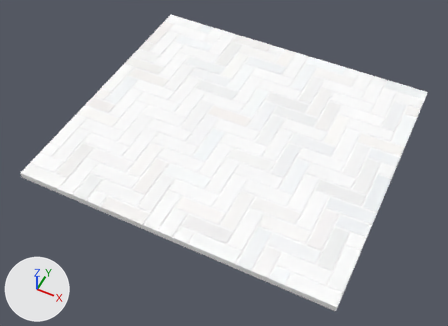
The glTF model site/models/board_5.glb: old version first, new version second.
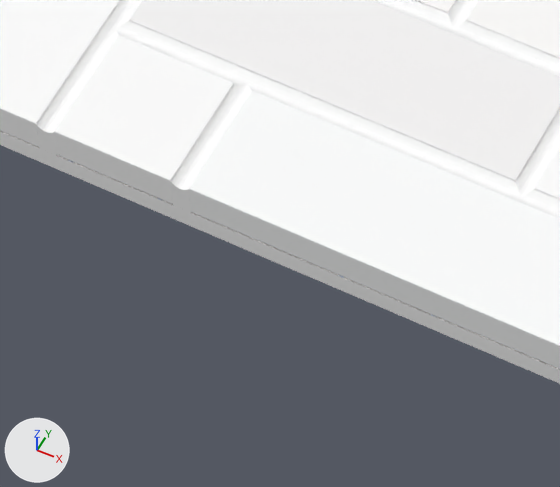
The first picture shows the older version from a 50 mm camera at (0.925, -1.988, 2.224) aimed at (-0.004, -0.13, -0.098). The close-ups show the older and then the newer version on the part from 37% to 52% of the width and 68% to 85% of the height of that picture. Only the edits that show in the close-ups are written down. Lighting does not change. The marker at lower left points along +X, +Y and +Z.

The older version as bpy lines, for what is in view:
```python
me_mortar = bpy.data.meshes.new('MORTAR')
me_mortar.from_pydata(...)  # 3744 vertices, 9408 faces; spans x -0.78..0.78, y -0.71..0.71, z 0.0..0.02
me_mortar.materials.append(mat_joint5)  # white #ffffff
me_t01_t01 = bpy.data.meshes.new('T01_T01')
me_t01_t01.from_pydata(...)  # 1936 vertices, 3388 faces; spans x -0.78..0.78, y -0.71..0.71, z 0.0..0.02
me_t01_t01.materials.append(mat_brick5)
me_t03_t03 = bpy.data.meshes.new('T03_T03')
me_t03_t03.from_pydata(...)  # 192 vertices, 336 faces; spans x -0.78..0.78, y -0.71..0.71, z 0.0..0.02
me_t03_t03.materials.append(mat_cut5)
ob_mortar = bpy.data.objects.new('MORTAR', me_mortar)
ob_mortar.location = (0.0, 0.0, 0.0)
ob_t01_t01 = bpy.data.objects.new('T01_T01', me_t01_t01)
ob_t01_t01.location = (0.0, 0.0, 0.0)
ob_t03_t03 = bpy.data.objects.new('T03_T03', me_t03_t03)
ob_t03_t03.location = (0.0, 0.0, 0.0)
# also in view: 'backing' at (0.0, 0.0, -0.006); 'T02_T02' at (0.0, 0.0, 0.011)
```
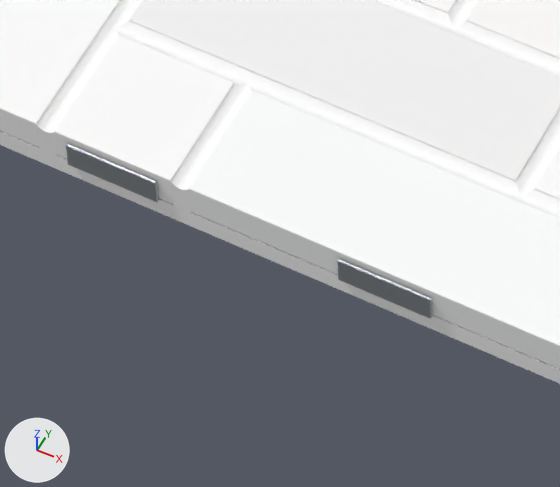
Pixel boxes (x1, y1, x2, y2) of what changed, in the close-ups (560 x 487 px):
'CLIP_R50', added: after (66, 144, 433, 319)

Diff of the bpy script that builds the scene:
```diff
--- a/site/models/board_5.glb.py
+++ b/site/models/board_5.glb.py
@@ mat_rail @@
+mat_rail = principled_material('rail')
+mat_rail.base_color = (0.52, 0.56, 0.6)  # light grey #bfc5cb
+mat_rail.metallic = 0.9
+mat_rail.roughness = 0.42
@@ me_r50 @@
+me_r50.from_pydata(...)  # 5800 vertices, 8700 faces; spans x -0.78..0.78, y -0.71..0.71, z 0.0..0.02
+me_r50.materials.append(mat_rail)  # light grey #bfc5cb
@@ ob_clip_r50 @@
+ob_clip_r50 = bpy.data.objects.new('CLIP_R50', me_r50)
+ob_clip_r50.location = (0.0, 0.0, 0.0)
```
